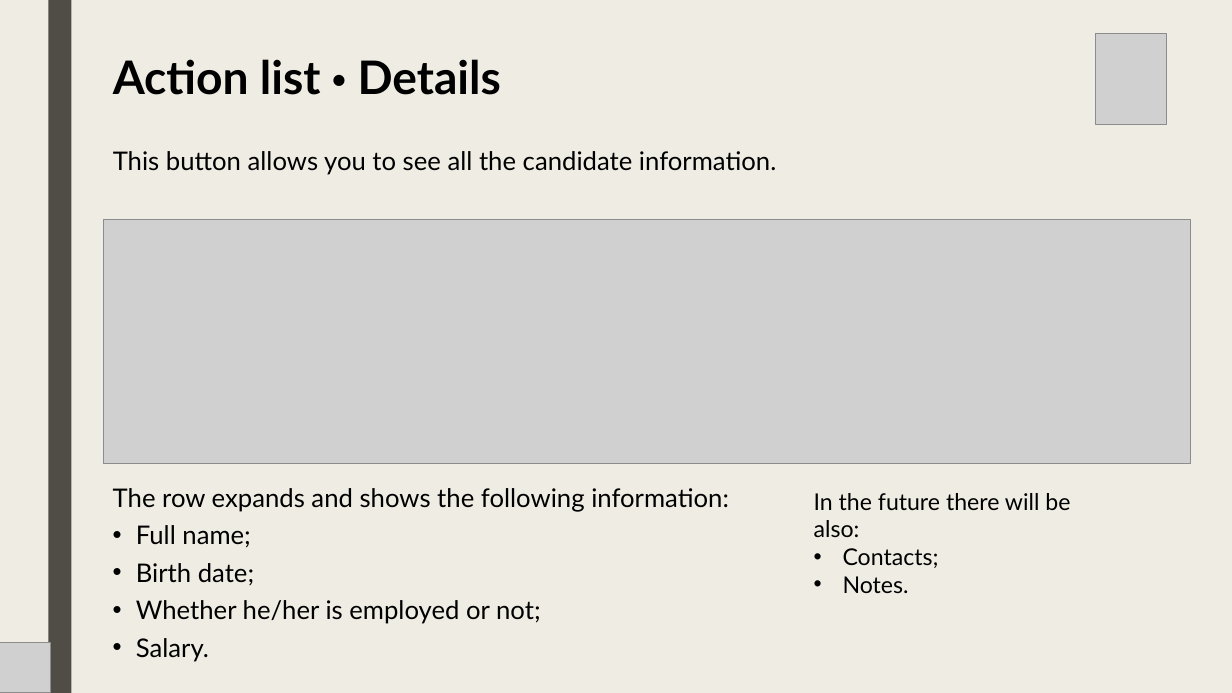
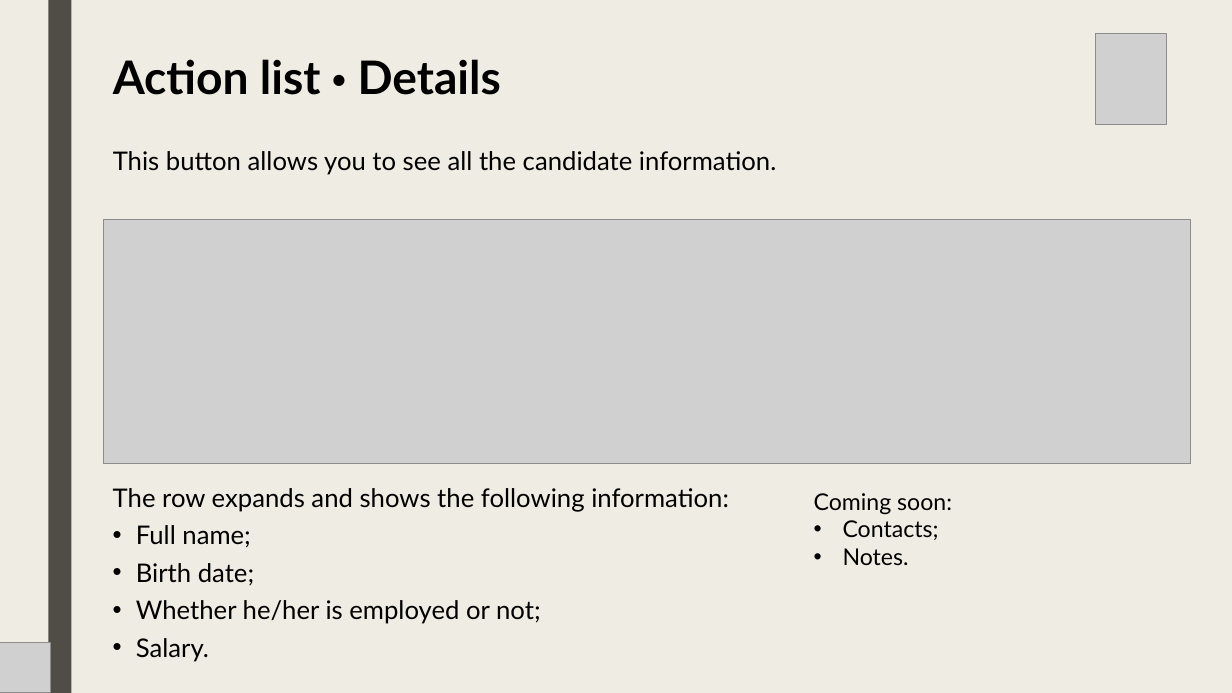
Before and after one commit to lt-scuolalavoro/suit, a slide deck: slide 8 of resources/EN - Suit Database.pptx. Drawn at 1232x693 pixels with LibreOffice and Linux fonts; fonts in the diff are those of the drawing; grey boxes stand for pictures. Boxes give left, top, right and bottom in pixels: in the first picture for what was removed or moved away, otherwise in the second. Text is boxed around its words. In the diff, an @@ line names an element or a change of style, - is before the commit and + after.

```diff
--- a/resources/EN - Suit Database.pptx
+++ b/resources/EN - Suit Database.pptx
@@ text at [814, 493, 952, 515]: text changed @@
-In the future there will be also:
+Coming soon:
```
Also in this commit, not shown: 7 other slides changed, 1 other file.
